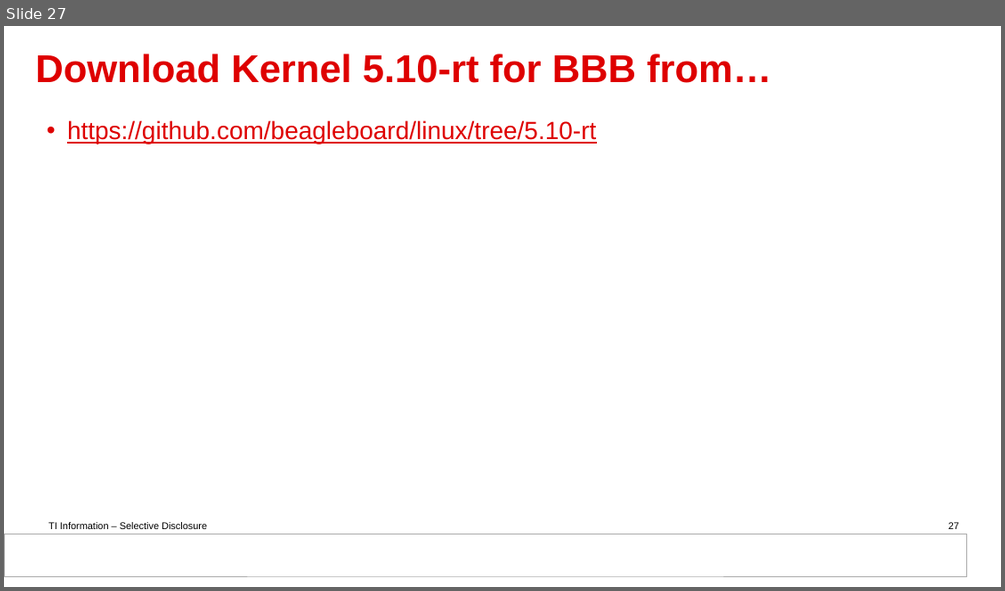
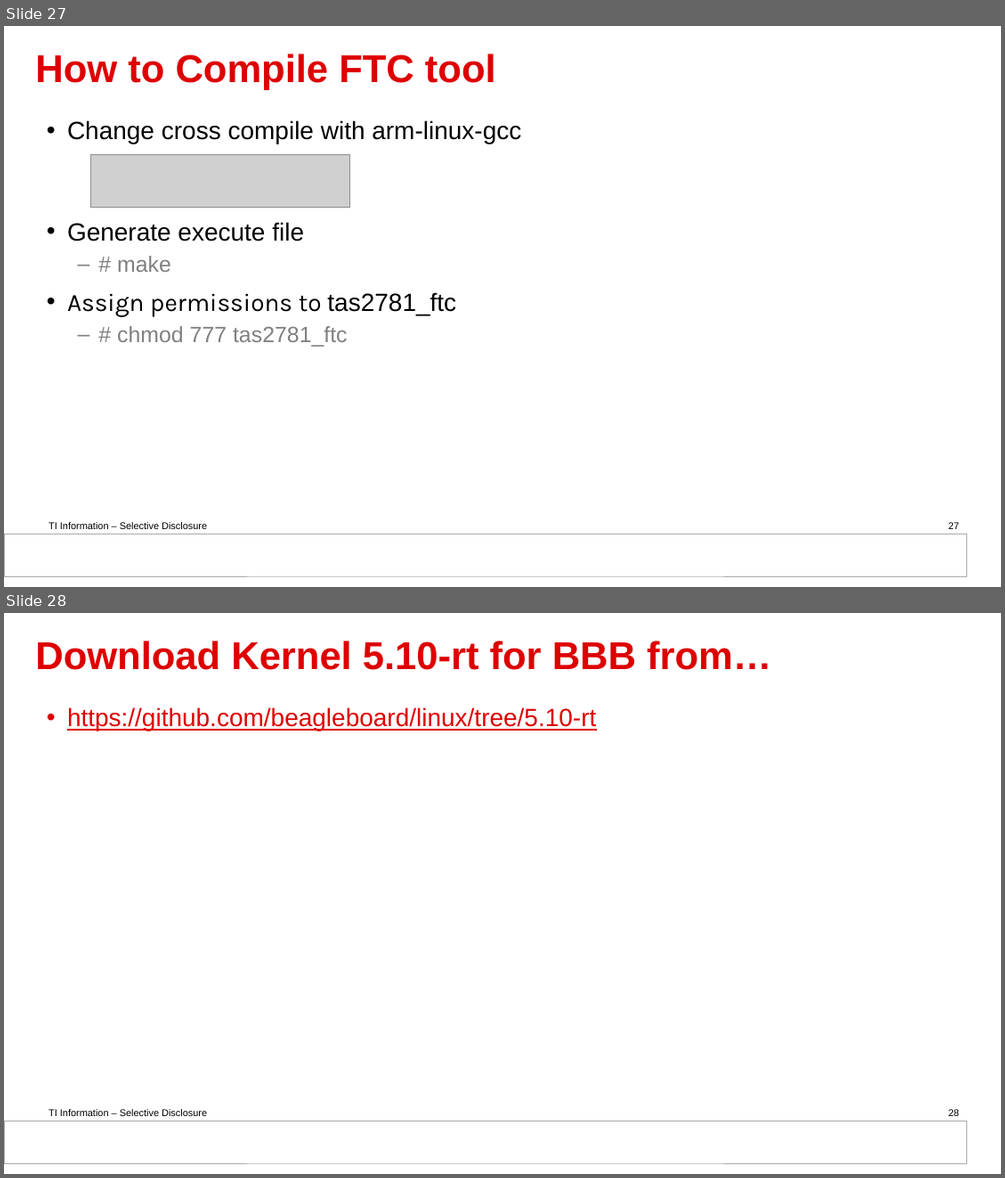
Before and after one commit to DynamicDevices/tas2781-linux-driver, a slide deck: doc/Guideline for tas2781 Linux driver based on BBB.pptx. Shown one above the other, each under a label of ours: slide 27 before the commit, slides 27 and 28 after it. The pictures are 1005x591 and 1005x1178 pixels, drawn with LibreOffice and Linux fonts; fonts in the diff are those of the drawing; grey boxes stand for pictures; background and template pictures are left out. Boxes give left, top, right and bottom in pixels: in the first picture for what was removed or moved away, otherwise in the second. Text is boxed around its words. In the diff, an @@ line names an element or a change of style, - is before the commit and + after.

```diff
--- a/doc/Guideline for tas2781 Linux driver based on BBB.pptx
+++ b/doc/Guideline for tas2781 Linux driver based on BBB.pptx
@@ slide 27 added at (4,26,1001,587), background #FFFFFF; not listed: 2 template elements that a slide beside it also shows @@
@@ title added at (35,54,496,90), 37.3 pt, text #DE0000, bold @@
+How to Compile FTC tool
@@ text added at (67,120,521,346), 24 pt, text #000000 @@
+• Change cross compile with arm-linux-gcc
+• Generate execute file
+  – # make
+• Assign permissions to tas2781_ftc
+  – # chmod 777 tas2781_ftc
@@ picture added at (90,155,349,207) @@
@@ page number added at (948,522,959,529), 9.3 pt, text #000000 @@
+27
@@ what was slide 27 is now slide 28 @@
@@ page number at (948,1109,959,1116): text changed @@
-27
+28
```
Also in this commit, not shown: 3 slides changed.
